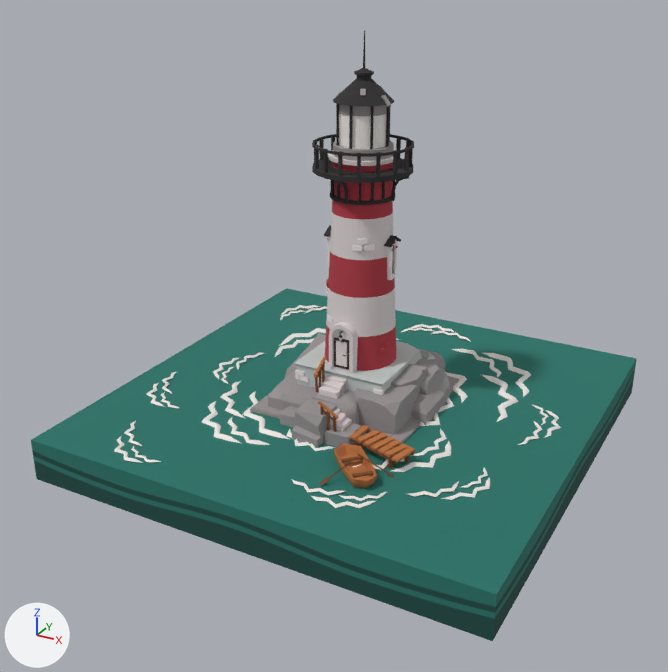
Renders of the glTF model packages/web/astro/public/models/lighthouse.glb from each side of a commit.
The view is the same before and after, from a camera (50 mm lens) standing at (20.6, -40.3, 22.2) and looking at (-0.4, -2.2, 3.2). The axes (+X, +Y, +Z) are drawn at lower left. The lights are the same throughout. The older version comes first. Vertices at exactly the same position are counted once.

The scene before the commit, as lines of its bpy script (objects in view):
```python
me_lighthouse_1 = bpy.data.meshes.new('Lighthouse_1')
me_lighthouse_1.from_pydata(...)  # 2978 vertices, 4684 faces; spans x -12.2..12.2, y -12.2..12.2, z -3.5..17.9
me_lighthouse_1.materials.append(mat_lambert2sg)  # picture img_lighthouse_texture
ob_lighthouse = bpy.data.objects.new('Lighthouse', me_lighthouse_1)
ob_lighthouse.location = (0.0, 0.0, 0.0)
```
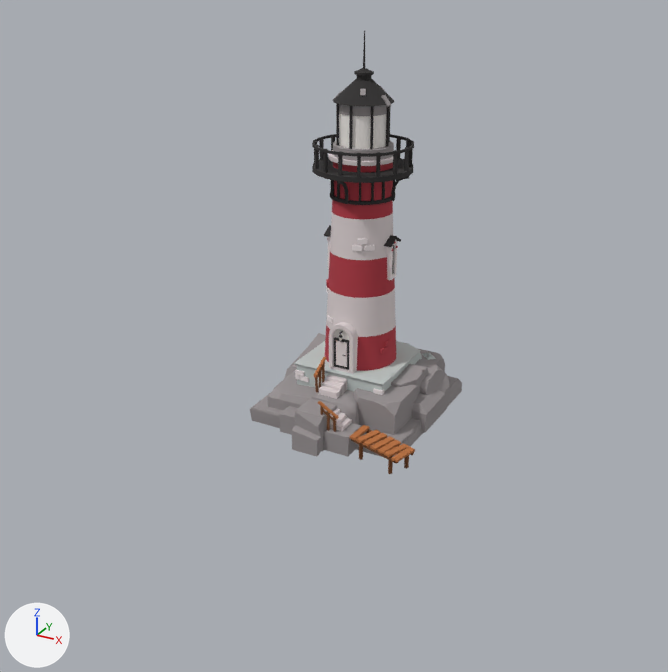
Location of each change, (x1, y1, x2, y2) in pixels of the pictures (668 x 672 px):
```json
{"object": "Lighthouse", "change": "reshaped", "before": [31, 31, 637, 641], "after": [250, 31, 462, 474], "on screen": "65% narrower, 27% shorter"}
{"part": 1, "of": "me_lighthouse_1", "change": "deleted", "before": [31, 288, 637, 641], "on screen": "cyan"}
```

Edits to the scene script, one JSON object a line:
```json
{"block": "me_lighthouse_1", "where": "# used by ob_lighthouse; location = (0.0, 0.0, 0.0)"}
{"op": "remove", "block": "me_lighthouse_1", "code": "me_lighthouse_1.from_pydata(...)  # 2978 vertices, 4684 faces; spans x -12.2..12.2, y -12.2..12.2, z -3.5..17.9"}
{"op": "add", "block": "me_lighthouse_1", "code": "me_lighthouse_1.from_pydata(...)  # 2004 vertices, 3432 faces; spans x -4.5..5.5, y -6.3..4.6, z -1.8..17.9"}
{"block": "me_lighthouse_1", "change": "me_lighthouse_1 part 1: 50 loose pieces with 974 vertices, spanning x -12.2..12.2, y -12.2..12.2, z -3.5..-0.2, are deleted"}
```
